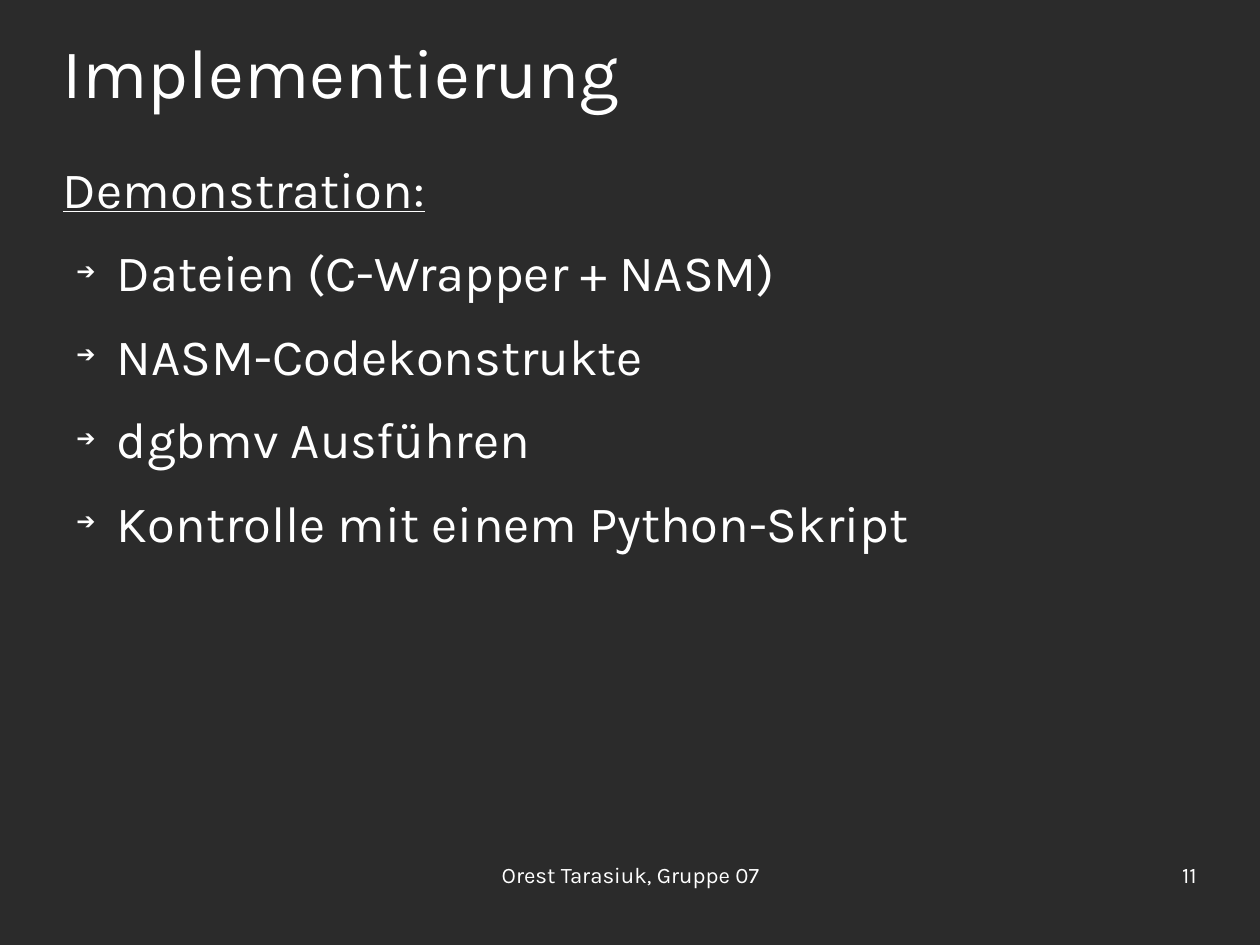
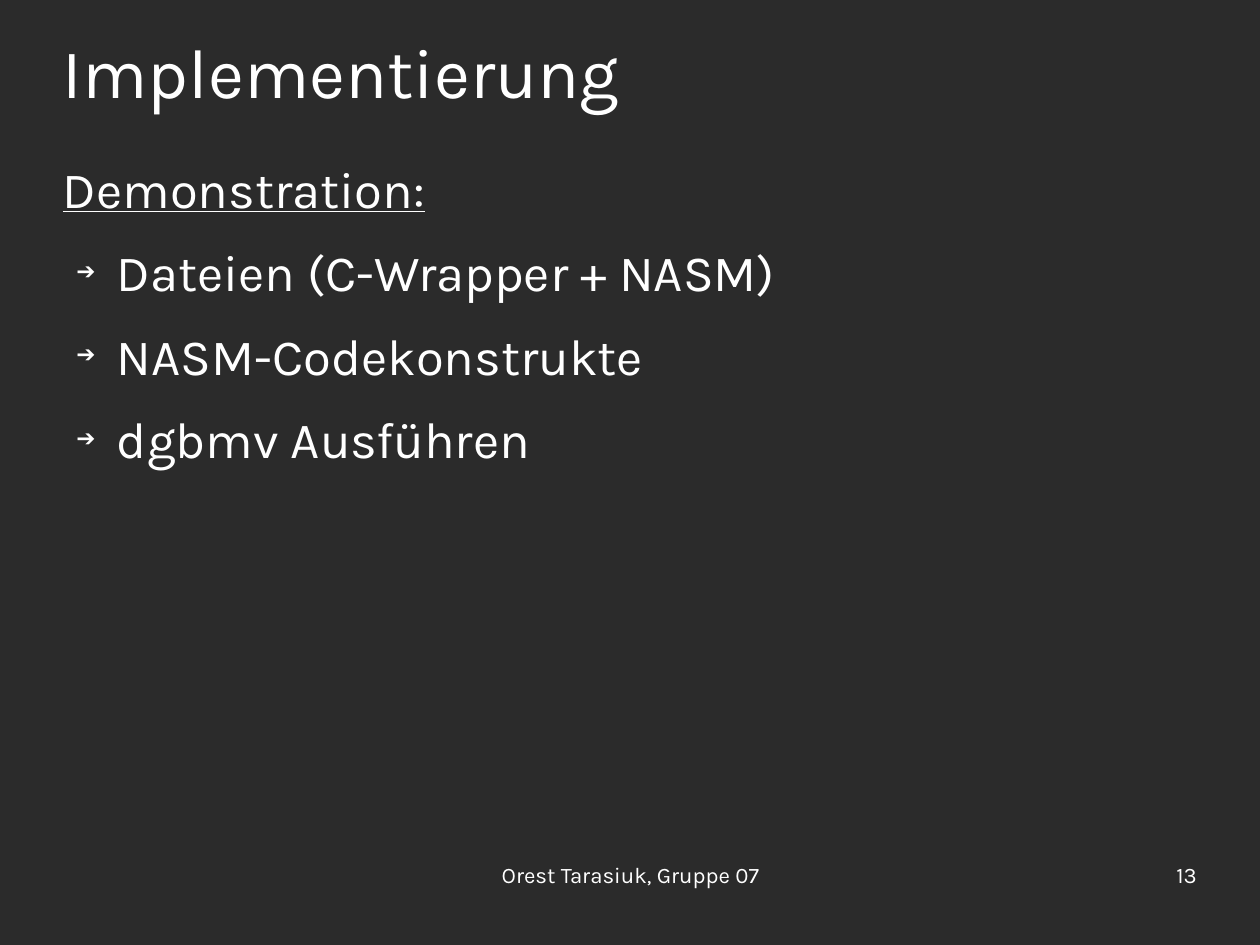
Before and after one commit to OrestTa/etip, a slide deck: slide 13 of Projekt2/Vortrag/vortrag2.odp (slide 11 before the commit). Drawn at 1260x945 pixels with LibreOffice and Linux fonts; fonts in the diff are those of the drawing; background and template pictures are left out; a plain dark background stands for a picture behind light text. Boxes give left, top, right and bottom in pixels: in the first picture for what was removed or moved away, otherwise in the second. Text is boxed around its words. In the diff, an @@ line names an element or a change of style, - is before the commit and + after.

```diff
--- a/Projekt2/Vortrag/vortrag2.odp
+++ b/Projekt2/Vortrag/vortrag2.odp
@@ text at [117, 507, 908, 554]: paragraph removed @@
-➔ Kontrolle mit einem Python-Skript
@@ page number at [1176, 869, 1196, 884]: text changed @@
-11
+13
```
Also in this commit, not shown: 5 other slides changed, 2 slides added.
